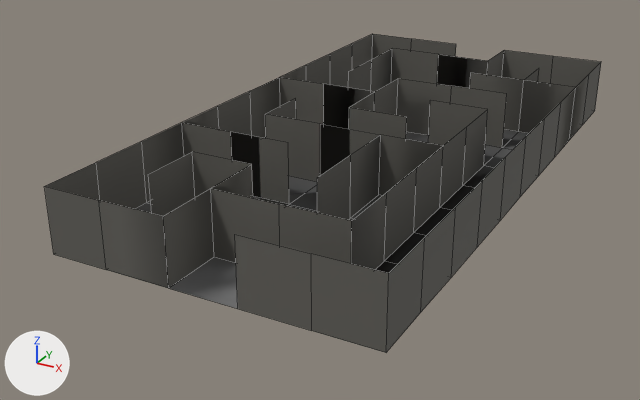
The FBX model RollABall/Assets/maya models/doolhof.fbx: old version first, new version second.
Before and after are seen from a camera (50 mm lens) standing at (6.4, -12.63, 5.51) and looking at (-0.13, -0.77, -0.42). Every picture has the same lights, and +X, +Y and +Z are marked at lower left. Mesh edges are drawn as thin lines. Vertices at the same position are counted once.
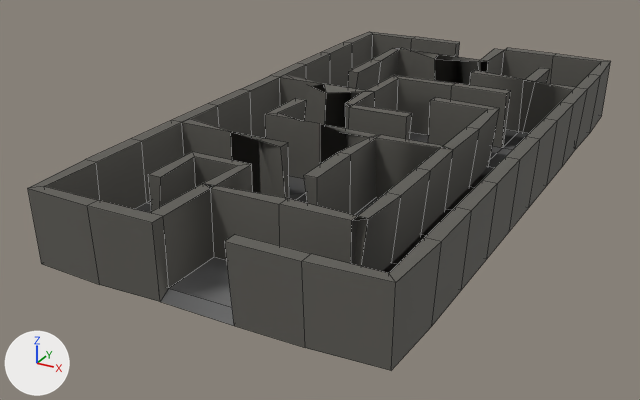
Commit message: nieuwe doolhof

Pixel boxes [x1, y1, x2, y2] of what changed, in the pictures (640 x 400 px):
```json
{"object": "Plane", "change": "reshaped", "before": [44, 34, 601, 353], "after": [28, 32, 611, 370]}
{"part": 1, "of": "me_plane", "change": "added", "after": [28, 32, 611, 370]}
```

Scene script edits in JSON lines:
```json
{"block": "me_plane", "where": "# used by ob_plane; location = (0.0, 0.0, 0.0)"}
{"op": "remove", "block": "me_plane", "code": "me_plane.from_pydata(...)  # 131 vertices, 113 faces; spans x -1.95..3.01, y -4.96..4.96, z 0.0..1.0"}
{"op": "add", "block": "me_plane", "code": "me_plane.from_pydata(...)  # 267 vertices, 310 faces; spans x -2.16..3.22, y -5.17..5.17, z -0.21..1.0"}
{"block": "me_plane", "change": "me_plane part 1"}
{"block": "me_plane", "change": "67 vertices are added at x -2.1..3.16, y -5.11..5.11, z -0.21..1.0"}
{"block": "me_plane", "change": "18 new vertices lie (0.21, 0.0, 0.0) away from vertices in x -1.02..3.01, y -3.97..3.97, z 1.0"}
{"block": "me_plane", "change": "13 new vertices lie (-0.21, 0.0, 0.0) away from vertices in x -1.95..1.04, y -4.96..4.96, z 1.0"}
{"block": "me_plane", "change": "12 new vertices lie (0.0, 0.21, 0.0) away from vertices in x -1.95..2.06, y -3.97..4.96, z 1.0"}
{"block": "me_plane", "change": "8 new vertices lie (-0.06, 0.0, -1.15) away from vertices in x 3.22, y -3.97..3.97, z 1.0"}
{"block": "me_plane", "change": "7 new vertices lie (0.06, 0.0, -1.15) away from vertices in x -2.16, y -3.97..3.97, z 1.0"}
{"block": "me_plane", "change": "6 new vertices lie (0.0, -0.21, 0.0) away from vertices in x -1.02..3.01, y -4.96..2.98, z 1.0"}
{"block": "me_plane", "change": "5 new vertices lie (-0.16, 0.0, -1.2) away from vertices in x -0.81..2.27, y -3.97..3.97, z 1.0"}
{"block": "me_plane", "change": "52 new faces join them, mat_vloer (grey #6f6f6f)"}
{"block": "me_plane", "change": "145 new faces join them, mat_muur (dark grey #615f59)"}
```
